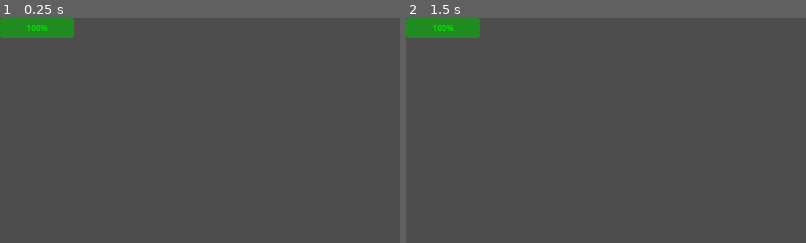
Above: before the commit, frames 1-2 (left to right).
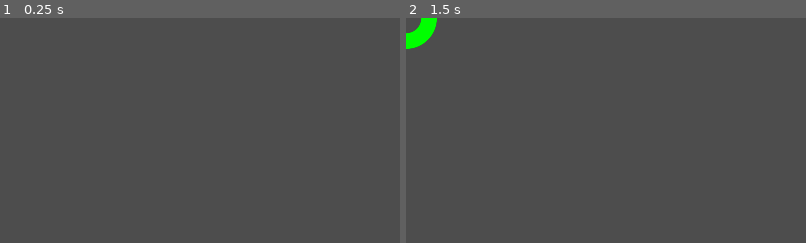
Above: after the commit, the same moments.

Repository: allemansratten/AntColonyTycoonDeluxe
Game: Godot game, scene res://pheromone_bar.tscn
The game is run twice, just before and just after one commit, with the same random seed, the same clock (stepped at 60 frames per second) and the same inputs. This scene is started directly instead of the project's main scene.
Inputs (mouse positions are % of the whole screen's width and height, from its top left):
- Up to frame 1 (0.25 s): no input
- Up to frame 2 (1.5 s): tap Enter at 0.5 s; move the mouse to (72, 45) at 0.52 s; tap Space (spawn_ant) at 0.6, 1.25, 1.35 s; click (72, 45) at 0.67 s; move the mouse to (30, 55) at 1.27 s; click (30, 55) at 1.42 s
The pictures show only the part of the screen within x 0-50%, y 0-50%; the shares and areas given below are measured in that part.

The runs differ from the first frame. In frame 1, 1.6% of the frame differs, in the area x 0-19%, y 0-9%; in frame 2, 1.8%, in the area x 0-19%, y 0-14%.
Error before the commit: Invalid access to property or key 'is_drawing' on a base object of type 'null instance'. (res://pheromone_bar.gd:19)
Error after the commit: Invalid access to property or key 'is_drawing' on a base object of type 'null instance'. (res://pheromone_bar.gd:43)

Commit message:
Nicer pheromone indicator

Diff:
--- a/game.tscn
+++ b/game.tscn
@@ -47,7 +47,9 @@
 process_mode = 3
 
 [node name="PheromoneBar" parent="UILayer" instance=ExtResource("8_ru8sk")]
-z_index = 300
+z_index = 50
+offset_top = 2.0
+offset_bottom = 2.0
 
 [node name="DitheringFilter" type="ColorRect" parent="UILayer"]
 top_level = true
--- a/pheromone_bar.gd
+++ b/pheromone_bar.gd
@@ -6,6 +6,8 @@
 @onready var progress_bar = $ProgressBar
 @onready var game = get_node("/root/Game")
 
+func _ready() -> void:
+	scale = Vector2.ZERO
 
 # Called every frame. 'delta' is the elapsed time since the previous frame.
 func _process(delta: float) -> void:
@@ -16,24 +18,31 @@
 
 	pheromone_available = min(100.0, pheromone_available + delta * regeneration_speed)
 
-	if not game.is_drawing:
-		position = Vector2.ZERO
+	# if not game.is_drawing:
+	# 	hide()
 
 func deplete(amount: float) -> void:
 	# We want to allow negative values here because we don't check the amount before
 	# allowing a depletion, so if we clamp it, we're giving the user free pheromones.
 	pheromone_available -= amount * depletion_speed
 
+
 func add(amount: float) -> void:
 	pheromone_available = min(100.0, pheromone_available + amount)
 
-# TODO(vv): Draw circular progress bar instead of moving the rectangluar one
-# func _draw() -> void:
-# 	draw_circle(Vector2(42.479, 65.4825), 9.3905, Color.WHITE)
 
 func _input(event: InputEvent) -> void:
+	if event is InputEventMouseButton:
+		if event.button_index == MOUSE_BUTTON_LEFT:
+			var tween = create_tween().set_ease(Tween.EASE_OUT).set_trans(Tween.TRANS_CUBIC)
+			if event.pressed:
+				tween.tween_property(self, "scale", Vector2.ONE, 0.1)
+			else:
+				tween.tween_property(self, "scale", Vector2.ZERO, 0.1)
+
 	if game.is_drawing:
+		# show()
 		if event is InputEventMouseMotion:
 			position = event.position
 	else:
-		position = Vector2.ZERO
+		pass
--- a/pheromone_bar.tscn
+++ b/pheromone_bar.tscn
@@ -1,14 +1,24 @@
-[gd_scene load_steps=2 format=3 uid="uid://bm6ou0h00mv5b"]
+[gd_scene load_steps=4 format=3 uid="uid://bm6ou0h00mv5b"]
 
 [ext_resource type="Script" path="res://pheromone_bar.gd" id="1_ahigu"]
+[ext_resource type="Texture2D" uid="uid://bqa6koxf6hkc4" path="res://resources/sprites/progress-bar/progress-bar-circle.png" id="2_0t20t"]
+[ext_resource type="Texture2D" uid="uid://ddxv2qx6a10xw" path="res://resources/sprites/progress-bar/progress-bar-frame.png" id="3_8f1nk"]
 
 [node name="PheromoneBar" type="Control"]
 layout_mode = 3
 anchors_preset = 0
 script = ExtResource("1_ahigu")
 
-[node name="ProgressBar" type="ProgressBar" parent="."]
+[node name="ProgressBar" type="TextureProgressBar" parent="."]
 layout_mode = 0
-offset_right = 148.0
-offset_bottom = 40.0
-value = 100.0
+offset_left = -64.0
+offset_top = -64.0
+offset_right = 65.0
+offset_bottom = 64.0
+value = 33.0
+fill_mode = 5
+texture_under = ExtResource("2_0t20t")
+texture_over = ExtResource("3_8f1nk")
+texture_progress = ExtResource("2_0t20t")
+tint_under = Color(0.273873, 0.273873, 0.273873, 1)
+tint_progress = Color(0.461167, 1, 0.39, 1)
Not shown, added: resources/sprites/progress-bar/crosshair.png.import
Binary file added: resources/sprites/progress-bar/progress-bar-circle.png
Not shown, added: resources/sprites/progress-bar/progress-bar-circle.png.import
Binary file added: resources/sprites/progress-bar/progress-bar-frame.png
Not shown, added: resources/sprites/progress-bar/progress-bar-frame.png.import
Not shown, changed: README.md
